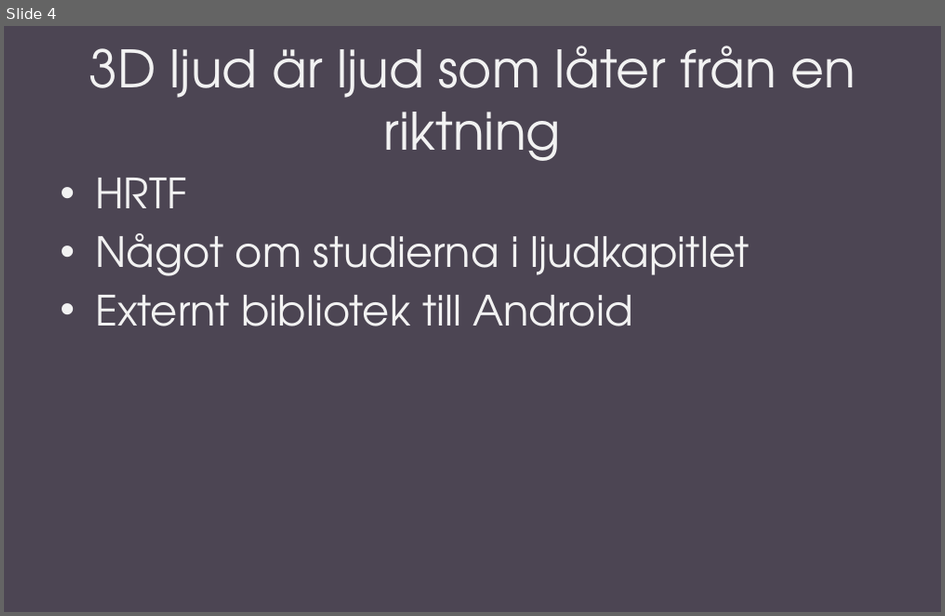
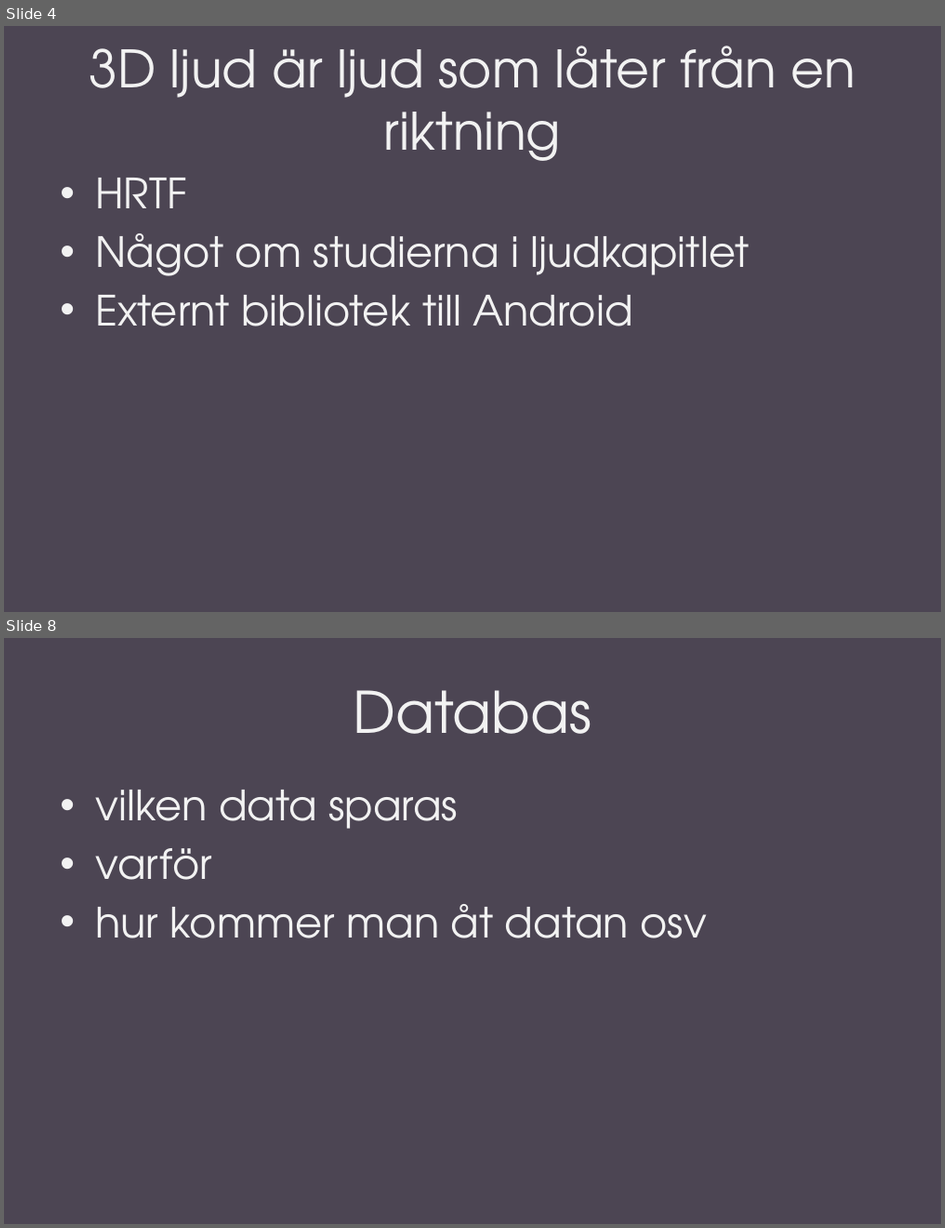
Before and after one commit to Akodiat/Ljudjagare, a slide deck: Documents/presentation/Sound-guided running.pptx. Shown one above the other, each under a label of ours: slide 4 before the commit, slides 4 and 8 after it; the slides between them are not shown. The pictures are 945x616 and 945x1228 pixels, drawn with LibreOffice and Linux fonts; fonts in the diff are those of the drawing. Boxes give left, top, right and bottom in pixels: in the first picture for what was removed or moved away, otherwise in the second. Text is boxed around its words. In the diff, an @@ line names an element or a change of style, - is before the commit and + after.

```diff
--- a/Documents/presentation/Sound-guided running.pptx
+++ b/Documents/presentation/Sound-guided running.pptx
@@ slide 8 added at (x1=4, y1=638, x2=941, y2=1224), background #4C4553 @@
@@ title added at (x1=353, y1=690, x2=592, y2=734), 44 pt, text #F2F2F2 @@
+Databas
@@ text added at (x1=95, y1=790, x2=708, y2=938), 32 pt, text #F2F2F2 @@
+• vilken data sparas
+• varför
+• hur kommer man åt datan osv
```
Also in this commit, not shown: 1 slide changed, 3 other slides added, 1 other file.
